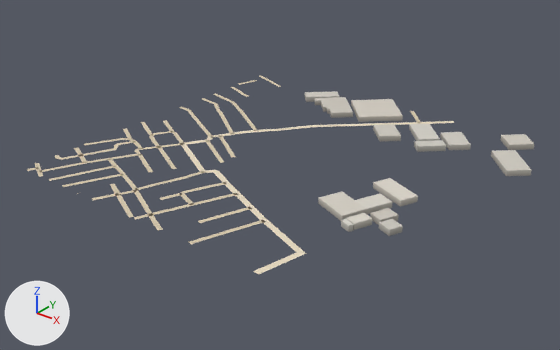
Two versions of the glTF model public/assets/bengaluru-region-v1/tiles/t19_-38-l1.glb, one commit apart.
Both versions are drawn from a 50 mm camera at (10338.0, -19509.0, 437.0) aimed at (9748.0, -18772.0, -20.0). The lights are fixed; the arrows at lower left show +X, +Y and +Z. The first picture is the older version. Vertices at exactly the same position are counted once.

Objects in the first picture: 'building', 'ground'.
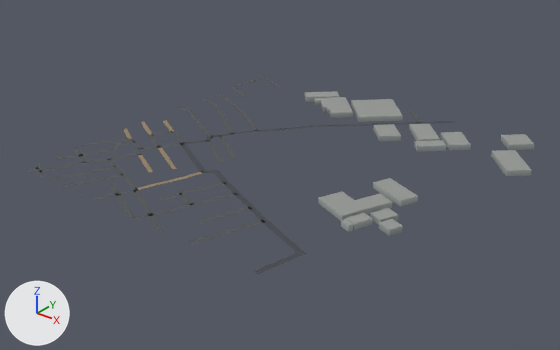
Changed parts and their boxes (x1, y1, x2, y2) in the pictures (560 x 350 px; the box of a moved part takes in the faces that stretch with it):
'ground', reshaped
    before: (27, 76, 454, 274)
    after: (26, 76, 456, 274)
part 1 of me_building, recoloured (darker)
    both: (305, 91, 534, 236)
part 2 of me_ground, moved or reshaped
    before: (27, 122, 266, 274)
    after: (26, 121, 266, 274)
part 3 of me_ground, moved or reshaped
    both: (179, 76, 265, 110)
part 4 of me_ground, moved or reshaped
    before: (410, 111, 454, 124)
    after: (410, 111, 456, 124)
part 5 of me_ground, moved or reshaped
    before: (184, 139, 212, 145)
    after: (185, 139, 212, 145)
part 6 of me_ground, recoloured
    both: (27, 76, 454, 274)

Patch to the scene script:
```diff
--- a/public/assets/bengaluru-region-v1/tiles/t19_-38-l1.glb.py
+++ b/public/assets/bengaluru-region-v1/tiles/t19_-38-l1.glb.py
@@ me_building @@
-me_building.from_pydata(...)  # 178 vertices, 233 faces; spans x 122.0..527.0, y 130.0..511.0, z 0.0..8.0
+me_building.from_pydata(...)  # 178 vertices, 286 faces; spans x 122.0..527.0, y 130.0..511.0, z 0.0..8.0
+# me_building part 1: 233 kept faces spanning x 122.0..527.0, y 130.0..511.0, z 0.0..8.0 get new vertex colours; the middle colour goes from grey #bcb8af to grey #979f9d
+# edits to the shape of me_building do not show in these pictures
 me_building.materials.append(mat_building)
@@ me_ground @@
 # verts and faces of me_ground; kept vertices keep their numbers, new ones are numbered from 424
-me_ground.from_pydata(...)  # 424 vertices, 344 faces; spans x -3.0..417.0, y -3.0..503.0, z 1.0
+me_ground.from_pydata(...)  # 430 vertices, 350 faces; spans x 0.0..417.0, y 0.0..500.0, z 1.0
+# me_ground part 2
+# 30 vertices are removed from x -3.0..318.0, y -3.0..176.0, z 1.0
+# 36 faces are deleted
+# 4 vertices in x 1.0..213.0, y 75.0..211.0, z 1.0 move by (-1.0, 1.0, 0.0)
+# 4 vertices in x 33.0..395.0, y 1.0..132.0, z 1.0 move by (0.0, -1.0, 0.0)
+# 4 vertices in x 39.0..403.0, y -1.0..129.0, z 1.0 move by (0.0, 1.0, 0.0)
+# 3 vertices in x -1.0..215.0, y 81.0..206.0, z 1.0 move by (1.0, -1.0, 0.0)
+# 3 vertices in x 11.0..329.0, y 59.0..125.0, z 1.0 move by (-3.0, -6.0, 0.0)
+# 21 vertices move from x -3.0..323.0, y -3.0..177.0, z 1.0 to x 0.0..321.0, y 0.0..174.0, z 1.0
+# 32 vertices are added at x 0.0..313.0, y 0.0..178.0, z 1.0
+# 38 new faces join them
+# me_ground part 3
+# 2 vertices are removed from x -3.0..3.0, y 426.0..428.0, z 1.0
+# 8 faces are deleted
+# 4 vertices move from x -1.0..1.0, y 406.0..486.0, z 1.0 to x 0.0, y 406.0..486.0, z 1.0
+# 6 vertices are added at (12.0, 333.0, 1.0), (13.0, 339.0, 1.0), (0.0, 417.0, 1.0), (6.0, 434.0, 1.0), (0.0, 436.0, 1.0), (0.0, 437.0, 1.0)
+# 12 new faces join them
+# me_ground part 4
+delete_vertices([*range(328, 332)])  # with the faces that use them
+verts[142] = (370.0, 500.0, 1.0)  # moved, pixel (456, 122)
+verts[143] = (359.0, 500.0, 1.0)  # moved, pixel (450, 121)
+verts[145] = (349.0, 490.0, 1.0)  # moved, pixel (441, 121)
+verts[144] = (354.0, 485.0, 1.0)  # moved, pixel (443, 123)
+verts[459] = (307.0, 489.0, 1.0)  # pixel (416, 115)
+verts[460] = (303.0, 485.0, 1.0)  # pixel (412, 115)
+verts[461] = (289.0, 500.0, 1.0)  # pixel (409, 110)
+verts[462] = (297.0, 500.0, 1.0)  # pixel (414, 111)
+faces += [(326, 327, 459), (326, 459, 460), (459, 461, 460), (459, 462, 461)]
+# me_ground part 5
+verts[373] = (129.0, 218.0, 1.0)  # moved, pixel (209, 141)
+verts[372] = (121.0, 219.0, 1.0)  # moved, pixel (205, 139)
+# me_ground part 6: 297 kept faces spanning x 0.0..417.0, y 0.0..500.0, z 1.0 get new vertex colours; the middle colour goes from beige #d7c9ae to dark grey #535556
 me_ground.materials.append(mat_ground)
```
